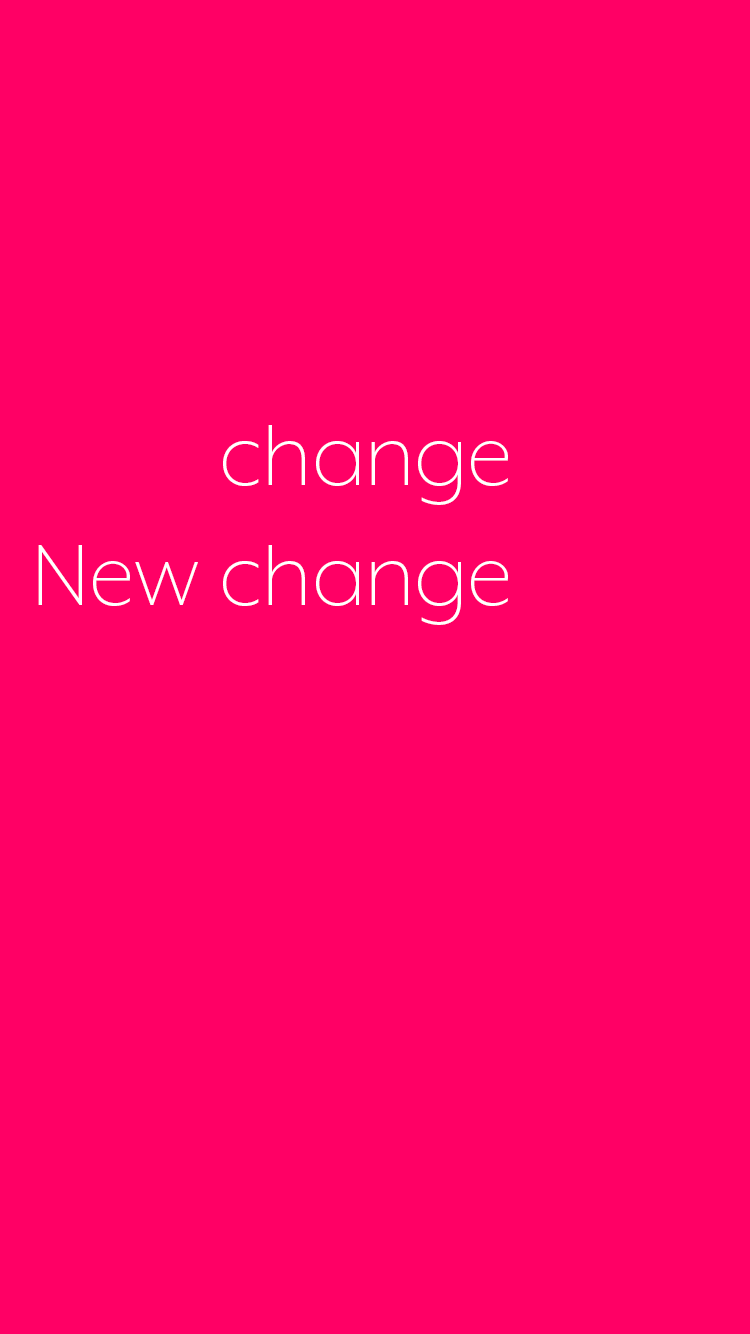
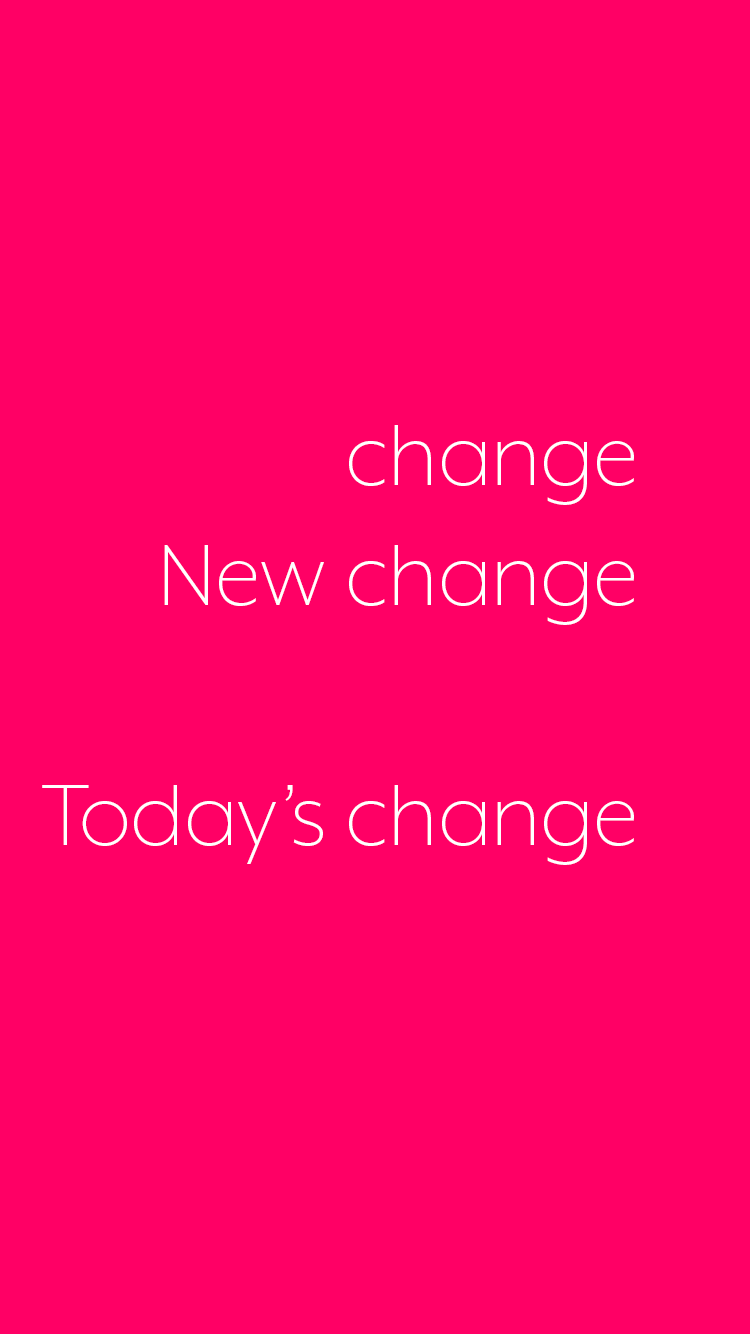
Layers edited between the first and the second 750 x 1334 image:
renamed "change New change" to "change New change Today’s change", painted on it over (38, 425, 634, 865)
